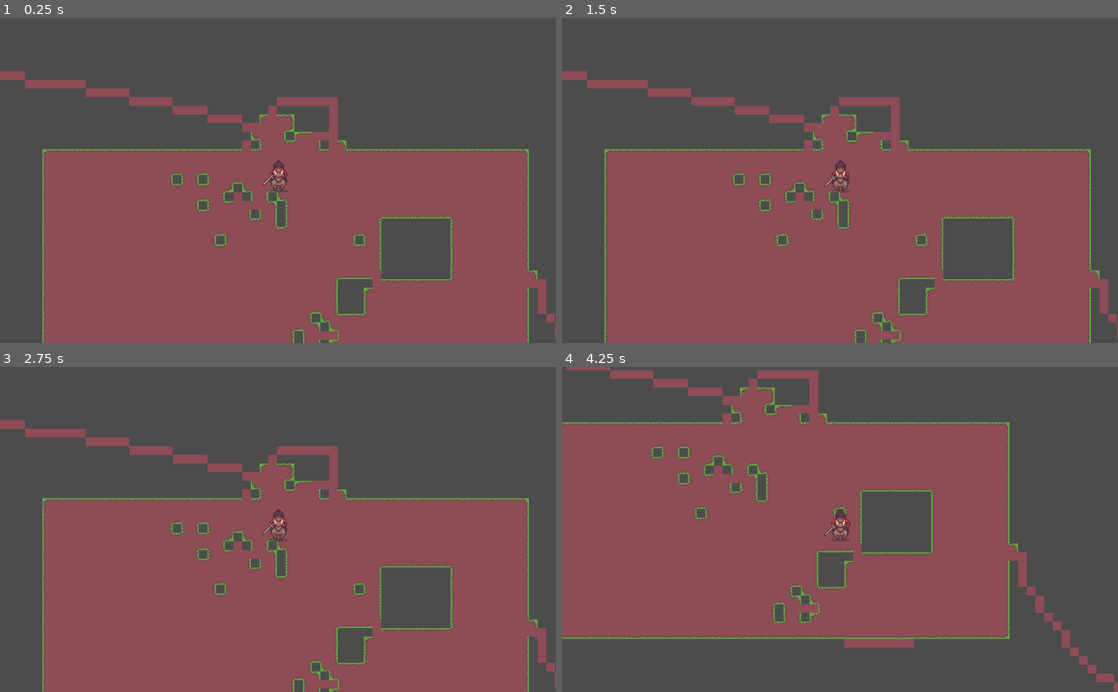
Above: before the commit, frames 1-4 (two rows, left to right).
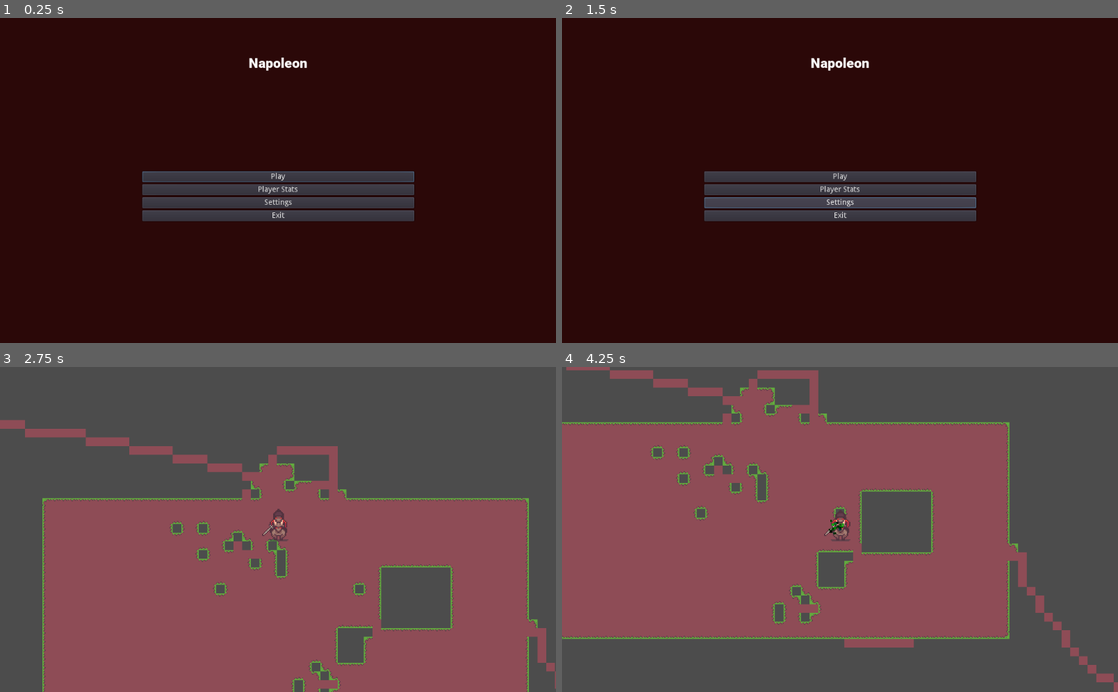
Above: after the commit, the same moments.

Repository: antwxne/CAU_Napoleon_Game
Game: Godot game, scene res://Menu.tscn
The game is run twice, just before and just after one commit, with the same random seed, the same clock (stepped at 60 frames per second) and the same inputs. Before the commit the project starts from res://Main.tscn.
Inputs (mouse positions are in pixels of both pictures, inside the frame that each line leads up to):
- Up to frame 1 (0.25 s): no input
- Up to frame 2 (1.5 s): click (840, 190) at 0.5 s, where only the run after the commit has a clickable "Player Stats"; click (840, 203) at 1.25 s, where only the run after the commit has a clickable "Settings"
- Up to frame 3 (2.75 s): click (278, 526) at 2 s, where only the run after the commit has a clickable "Play"
- Up to frame 4 (4.25 s): tap Enter at 2.75 s; hold Right (Right) 2.78-3.53 s; hold Down (Down) from 3.53 s (still down)

The runs differ from the first frame. In frame 1, 100% of the frame differs, in the area x 0-100%, y 0-100%; in frame 2, 100%; in frame 3, 0.1%; in frame 4, less than 0.1%.

Commit message:
Feat: particule on the movement of the character and a menu (really ugly)

Diff:
--- /dev/null
+++ b/Game/Control.tscn
@@ -0,0 +1,5 @@
+[gd_scene format=2]
+
+[node name="Control" type="Control"]
+anchor_right = 1.0
+anchor_bottom = 1.0
--- a/Game/Main.tscn
+++ b/Game/Main.tscn
@@ -1,8 +1,18 @@
-[gd_scene load_steps=5 format=2]
+[gd_scene load_steps=7 format=2]
 
 [ext_resource path="res://Player.tscn" type="PackedScene" id=1]
 [ext_resource path="res://Script/Camera.gd" type="Script" id=2]
 [ext_resource path="res://Sprite/RPG tileset (full) v1.5.png" type="Texture" id=3]
+
+[sub_resource type="Gradient" id=2]
+interpolation_mode = 2
+offsets = PoolRealArray( 0.175978, 0.360335, 0.47486, 0.701117, 0.902235 )
+colors = PoolColorArray( 0.13607, 0.34375, 0.0998684, 1, 0.0597093, 0.285156, 0.0204112, 1, 0.0296053, 0.9375, 0.0437911, 1, 0.0216201, 0.933594, 0.399234, 1, 0.0397204, 0.898438, 0.878311, 1 )
+
+[sub_resource type="Gradient" id=3]
+interpolation_mode = 2
+offsets = PoolRealArray( 0, 0.315642, 0.681564, 0.97486 )
+colors = PoolColorArray( 0.03206, 0.179688, 0.0109704, 1, 0.0401645, 0.867188, 0.285687, 1, 0.0403454, 0.871094, 0.793211, 1, 0.00391448, 0.669314, 0.929688, 1 )
 
 [sub_resource type="TileSet" id=1]
 0/name = "RPG tileset (full) v1.5.png 0"
@@ -35,6 +45,28 @@
 [node name="Player" parent="." instance=ExtResource( 1 )]
 position = Vector2( 325, 190 )
 
+[node name="ParticuleMove" type="CPUParticles2D" parent="Player"]
+emitting = false
+amount = 50
+gravity = Vector2( 0, 0 )
+initial_velocity = 15.0
+initial_velocity_random = 1.0
+angular_velocity = 1.0
+angular_velocity_random = 0.5
+linear_accel = 25.69
+linear_accel_random = 1.0
+radial_accel = 50.0
+radial_accel_random = 1.0
+damping = 30.0
+damping_random = 1.0
+scale_amount = 5.0
+scale_amount_random = 1.0
+color = Color( 0.364706, 0.92549, 0.0509804, 1 )
+color_ramp = SubResource( 2 )
+color_initial_ramp = SubResource( 3 )
+hue_variation = -0.72
+hue_variation_random = 1.0
+
 [node name="Camera" type="Camera2D" parent="."]
 position = Vector2( 512, 297 )
 current = true
--- /dev/null
+++ b/Game/Menu.tscn
@@ -0,0 +1,76 @@
+[gd_scene load_steps=4 format=2]
+
+[ext_resource path="res://Script/Menu.gd" type="Script" id=1]
+[ext_resource path="res://Font/Roboto-Black.ttf" type="DynamicFontData" id=2]
+
+[sub_resource type="DynamicFont" id=1]
+size = 25
+font_data = ExtResource( 2 )
+
+[node name="Menu" type="Control"]
+anchor_right = 1.0
+anchor_bottom = 1.0
+script = ExtResource( 1 )
+
+[node name="ColorRect" type="ColorRect" parent="."]
+anchor_right = 1.0
+anchor_bottom = 1.0
+color = Color( 0.172549, 0.0352941, 0.0352941, 1 )
+
+[node name="VBoxContainer2" type="VBoxContainer" parent="."]
+anchor_left = 0.5
+anchor_right = 0.5
+margin_left = -226.0
+margin_right = 226.0
+margin_bottom = 159.0
+
+[node name="Title" type="Label" parent="VBoxContainer2"]
+margin_right = 452.0
+margin_bottom = 201.0
+custom_fonts/font = SubResource( 1 )
+text = "
+
+Napoleon
+
+
+"
+align = 1
+autowrap = true
+
+[node name="VBoxContainer" type="VBoxContainer" parent="."]
+anchor_left = 0.5
+anchor_top = 0.5
+anchor_right = 0.5
+anchor_bottom = 0.5
+margin_left = -250.0
+margin_top = -56.0
+margin_right = 251.0
+margin_bottom = 114.0
+alignment = 1
+
+[node name="Play" type="Button" parent="VBoxContainer"]
+margin_right = 501.0
+focus_neighbour_top = NodePath("../Exit")
+text = "Play"
+
+[node name="Player Stats" type="Button" parent="VBoxContainer"]
+margin_top = 35.0
+margin_right = 501.0
+margin_bottom = 10.0
+text = "Player Stats"
+
+[node name="Settings" type="Button" parent="VBoxContainer"]
+margin_top = 70.0
+margin_right = 501.0
+text = "Settings"
+
+[node name="Exit" type="Button" parent="VBoxContainer"]
+margin_top = 105.0
+margin_right = 501.0
+focus_neighbour_bottom = NodePath("../Play")
+text = "Exit"
+
+[connection signal="pressed" from="VBoxContainer/Play" to="." method="_on_Play_pressed"]
+[connection signal="pressed" from="VBoxContainer/Player Stats" to="." method="_on_Player_Stats_pressed"]
+[connection signal="pressed" from="VBoxContainer/Settings" to="." method="_on_Settings_pressed"]
+[connection signal="pressed" from="VBoxContainer/Exit" to="." method="_on_Exit_pressed"]
--- a/Game/Player.tscn
+++ b/Game/Player.tscn
@@ -146,5 +146,5 @@
 position = Vector2( 1, -10 )
 frames = SubResource( 28 )
 animation = "down_direction"
-frame = 1
+frame = 2
 playing = true
--- a/Game/Script/MainCharacter.gd
+++ b/Game/Script/MainCharacter.gd
@@ -4,37 +4,53 @@
 
 onready var _animated_sprite = $AnimatedSprite
 
-var velocity = Vector2()
+export var velocity = Vector2()
 
 func get_input():
 	velocity = Vector2()
 
-
 	if Input.is_action_pressed("Down"):
+		$ParticuleMove.emitting = true;
+		$ParticuleMove.direction.x = 0;
+		$ParticuleMove.direction.y = -1;
 		velocity.y += 1
 		_animated_sprite.play("down_direction")
 		if Input.is_action_pressed("Right"):
-			 velocity.x += 1
-			 _animated_sprite.play("down_direction")
+			$ParticuleMove.direction.x = -1;
+			velocity.x += 1
+			_animated_sprite.play("down_direction")
 		if Input.is_action_pressed("Left"):
+			$ParticuleMove.direction.x = 1;
 			velocity.x -= 1
 			_animated_sprite.play("down_direction")
 	elif Input.is_action_pressed("Up"):
+		$ParticuleMove.emitting = true;
+		$ParticuleMove.direction.x = 0;
+		$ParticuleMove.direction.y = 1;
 		velocity.y -= 1
 		_animated_sprite.play("up_direction")
 		if Input.is_action_pressed("Right"):
+			$ParticuleMove.direction.x = -1;
 			velocity.x += 1
 			_animated_sprite.play("up_direction")
 		if Input.is_action_pressed("Left"):
+			$ParticuleMove.direction.x = 1;
 			velocity.x -= 1
 			_animated_sprite.play("up_direction")
 	elif Input.is_action_pressed("Left"):
+		$ParticuleMove.emitting = true;
+		$ParticuleMove.direction.x = 1;
+		$ParticuleMove.direction.y = 0;
 		velocity.x -= 1
 		_animated_sprite.play("left_direction")
 	elif Input.is_action_pressed("Right"):
+		$ParticuleMove.emitting = true;
+		$ParticuleMove.direction.x = -1;
+		$ParticuleMove.direction.y = 0;
 		velocity.x += 1
 		_animated_sprite.play("right_direction")
 	else:
+		$ParticuleMove.emitting = false;
 		_animated_sprite.play("idle")
 
 	velocity = velocity.normalized() * speed
--- /dev/null
+++ b/Game/Script/Menu.gd
@@ -0,0 +1,20 @@
+extends Node
+
+
+func _ready():
+	$VBoxContainer/Play.grab_focus();
+
+func _on_Play_pressed():
+	get_tree().change_scene("res://Main.tscn");
+
+
+func _on_Player_Stats_pressed():
+	pass # Replace with function body.
+
+
+func _on_Settings_pressed():
+	pass # Replace with function body.
+
+
+func _on_Exit_pressed():
+	get_tree().quit();
--- a/Game/project.godot
+++ b/Game/project.godot
@@ -11,7 +11,7 @@
 [application]
 
 config/name="Napoleon"
-run/main_scene="res://Main.tscn"
+run/main_scene="res://Menu.tscn"
 config/icon="res://icon.png"
 
 [input]
Binary file added: Game/Font/Roboto-Black.ttf
